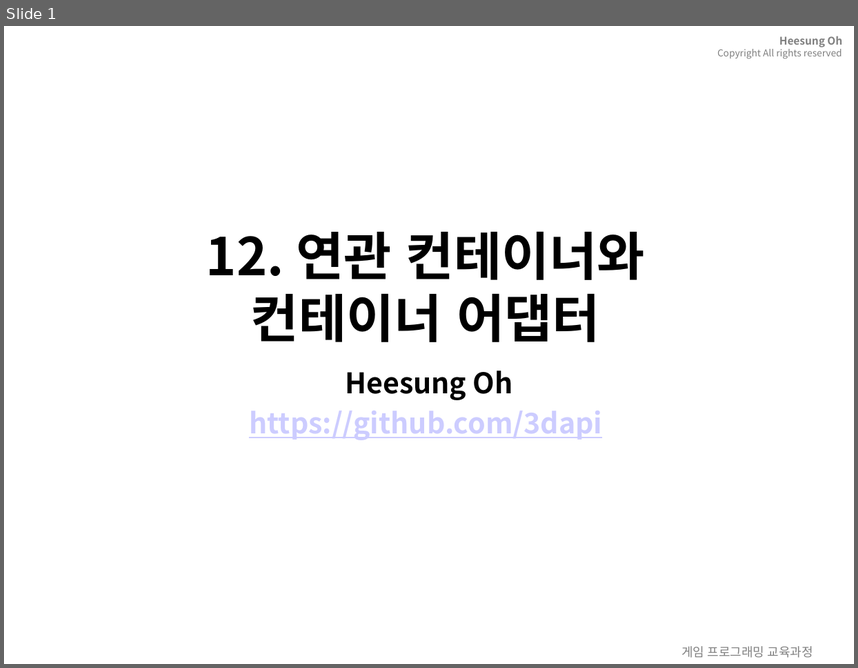
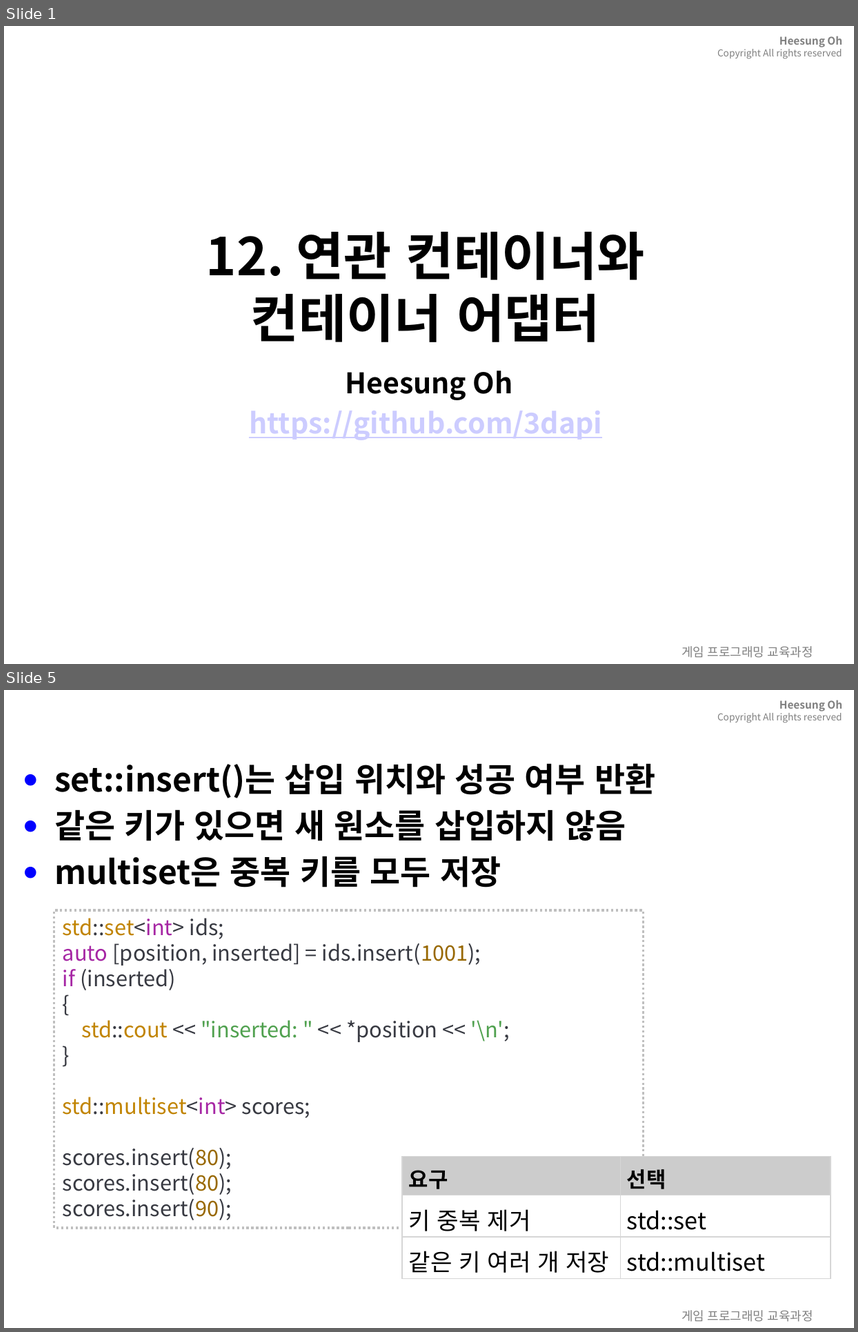
Before and after one commit to 3dapi/bs02_cpp, a slide deck: doc/ppt/12.associativeContainer.pptx. Shown one above the other, each under a label of ours: slide 1 before the commit, slides 1 and 5 after it; the slides between them are not shown. The pictures are 858x668 and 858x1332 pixels, drawn with LibreOffice and Linux fonts; fonts in the diff are those of the drawing; background and template pictures are left out. Boxes give left, top, right and bottom in pixels: in the first picture for what was removed or moved away, otherwise in the second. Text is boxed around its words. In the diff, an @@ line names an element or a change of style, - is before the commit and + after.

```diff
--- a/doc/ppt/12.associativeContainer.pptx
+++ b/doc/ppt/12.associativeContainer.pptx
@@ slide 5 added at box(4, 690, 854, 1328), background picture (left out); not listed: 2 template elements that a slide beside it also shows @@
@@ text added at box(54, 763, 655, 887), 28 pt, text #000000, bold @@
+● set::insert()는 삽입 위치와 성공 여부 반환
+● 같은 키가 있으면 새 원소를 삽입하지 않음
+● multiset은 중복 키를 모두 저장
@@ title added at box(230, 857, 531, 1272), 28 pt, text #FFFFFF, bold @@
+12.1.2 중복 허용 여부
@@ rectangle added at box(54, 910, 643, 1228), outline #BFBFBF 2 pt dashed, 18 pt, text #383A42 @@
+std::set<int> ids;
+auto [position, inserted] = ids.insert(1001);
+if (inserted)
+{
+std::cout << "inserted: " << *position << '\n';
+}
+std::multiset<int> scores;
+scores.insert(80);
+scores.insert(80);
+scores.insert(90);
@@ table added at box(403, 1156, 831, 1279), 3 rows, 2 columns @@
+요구 | 선택
+키 중복 제거 | std::set
+같은 키 여러 개 저장 | std::multiset
```
Also in this commit, not shown: 51 other slides added, 55 slides removed, 28 other files.
